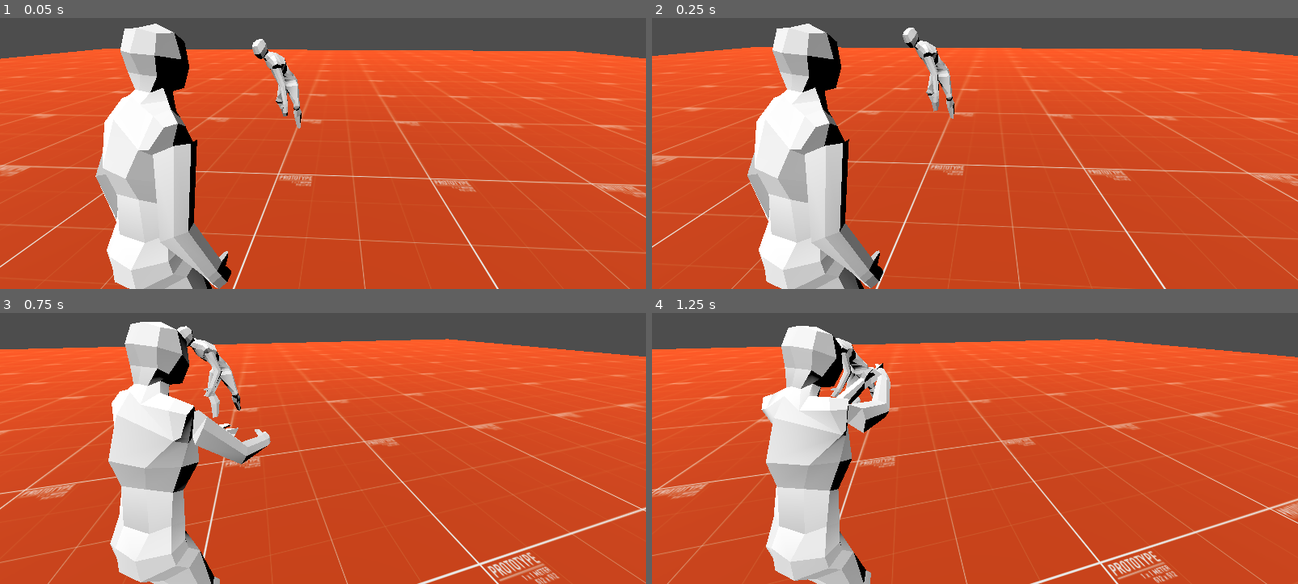
Above: before the commit, frames 1-4 (two rows, left to right).
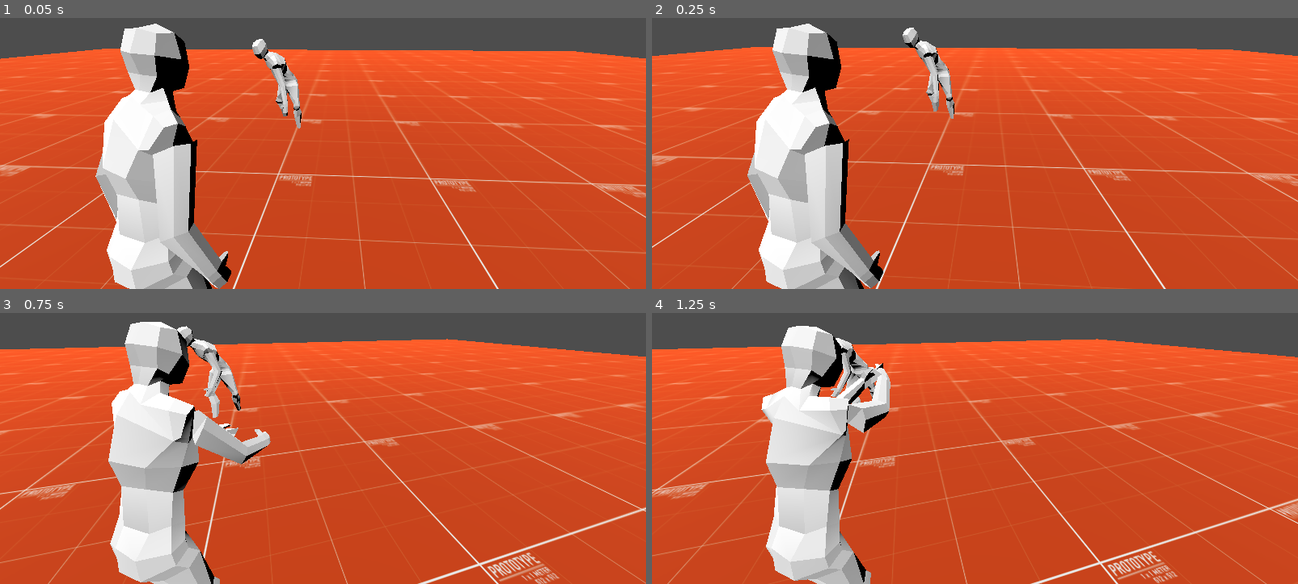
Above: after the commit, the same moments.

Repository: Vosnov/GD_APrototype
Game: Godot game, scene res://main.tscn
Same seed, same stepped clock (60 frames per second), same inputs: the game is played once before the commit and once after it.
Inputs (mouse positions are in pixels of both pictures, inside the frame that each line leads up to):
- Up to frame 1 (0.05 s): no input
- Up to frame 2 (0.25 s): no input
- Up to frame 3 (0.75 s): move the mouse to (355, 402) at 0.52 s; hold D (right) from 0.53 s (still down); hold Right mouse button (aim) from 0.53 s (still down)
- Up to frame 4 (1.25 s): keep holding D (right); keep holding Right mouse button (aim)

Frame 1 is identical in both runs. In frame 2, 0.3% of the frame differs, in the area x 0-100%, y 3-100%; in frame 3, 0.5%, in the area x 0-100%, y 4-100%; in frame 4, 0.5%.

Commit message:
[AP-1]: fix collision

Diff:
--- a/Nodes/Charecters/Enemy/enemy_type_1.tscn
+++ b/Nodes/Charecters/Enemy/enemy_type_1.tscn
@@ -108,31 +108,31 @@
 transform = Transform3D(-0.4, 0, -3.49691e-08, 0, 0.4, 0, 3.49691e-08, 0, -0.4, 0, 0, 0)
 
 [node name="Skeleton3D" parent="enemyType1/Armature" index="0"]
-bones/0/position = Vector3(-0.019939, -0.422315, -0.0203451)
+bones/0/position = Vector3(-0.0181292, -0.450946, -0.0526515)
 bones/0/rotation = Quaternion(0.205991, -0.282165, -0.0053642, 0.936975)
 bones/1/rotation = Quaternion(0.160179, -0.186614, 0.0239483, 0.968991)
-bones/2/rotation = Quaternion(0.230999, -0.135005, 0.00472206, 0.96353)
+bones/2/rotation = Quaternion(0.239011, -0.147864, 0.0110983, 0.959628)
 bones/3/rotation = Quaternion(-0.192146, 0.282214, -0.00120115, 0.939912)
 bones/4/rotation = Quaternion(-0.0990147, 0.0990147, 4.23265e-09, 0.990148)
 bones/5/position = Vector3(0.220627, 1.0036, 0.187808)
-bones/5/rotation = Quaternion(0.123776, -0.0228974, -0.815737, 0.56456)
+bones/5/rotation = Quaternion(0.107885, -0.00385233, -0.798554, 0.592163)
 bones/6/position = Vector3(0.0189714, 0.456808, 0.0756623)
-bones/6/rotation = Quaternion(0.103631, 0.0153543, -0.358009, 0.927822)
-bones/7/rotation = Quaternion(0.27381, 0.00146492, 0.105473, 0.955982)
+bones/6/rotation = Quaternion(0.119143, 0.0267216, -0.387786, 0.913626)
+bones/7/rotation = Quaternion(0.334635, 0.00809014, 0.107981, 0.936106)
 bones/11/position = Vector3(-0.273165, 0.989736, 0.233714)
 bones/11/rotation = Quaternion(0.2106, 0.00167757, 0.868786, 0.448169)
-bones/12/rotation = Quaternion(-0.0850146, 0.190322, 0.954825, -0.211799)
+bones/12/rotation = Quaternion(-0.0820861, 0.200595, 0.948542, -0.230849)
 bones/12/scale = Vector3(1.00004, 1, 1.00007)
-bones/13/rotation = Quaternion(-0.145708, -0.0138453, -0.247836, 0.957682)
+bones/13/rotation = Quaternion(-0.171176, -0.0136062, -0.291153, 0.94114)
 bones/13/scale = Vector3(0.999985, 0.999996, 1)
-bones/14/rotation = Quaternion(0.312529, 0.242119, 0.899467, 0.18618)
+bones/14/rotation = Quaternion(0.309217, 0.251112, 0.8919, 0.214106)
 bones/14/scale = Vector3(1.00003, 1, 1.00006)
-bones/15/rotation = Quaternion(-0.143579, -0.0113527, 0.29115, 0.945774)
+bones/15/rotation = Quaternion(-0.175271, -0.0110204, 0.355415, 0.918062)
 bones/15/scale = Vector3(0.999993, 0.999999, 0.999997)
-bones/16/position = Vector3(-0.0822195, -0.802364, 1.25547)
-bones/17/position = Vector3(-0.428526, -2.115, -0.427326)
-bones/18/position = Vector3(-1.22706, -1.11826, 0.747579)
-bones/19/position = Vector3(0.379684, -2.21607, -0.0333738)
+bones/16/position = Vector3(-0.12085, -0.785873, 1.24123)
+bones/17/position = Vector3(-0.415189, -2.07695, -0.513183)
+bones/18/position = Vector3(-1.25469, -1.11903, 0.730024)
+bones/19/position = Vector3(0.38212, -2.2098, -0.0781886)
 bones/20/position = Vector3(0.139478, -1.10786, 1.13867)
 
 [node name="CollisionShape3D" type="CollisionShape3D" parent="."]
--- a/Nodes/Charecters/player.tscn
+++ b/Nodes/Charecters/player.tscn
@@ -105,7 +105,7 @@
 script = ExtResource("1_argoq")
 
 [node name="CollisionShape3D" type="CollisionShape3D" parent="."]
-transform = Transform3D(1, 0, 0, 0, 1, 0, 0, 0, 1, 0, -0.0584707, -0.213699)
+transform = Transform3D(1, 0, 0, 0, 1, 0, 0, 0, 1, 0, -0.0584707, -0.223189)
 shape = SubResource("CapsuleShape3D_usbos")
 
 [node name="Node" type="Node" parent="." node_paths=PackedStringArray("PLAYER", "ANIMATION_TREE")]
@@ -129,31 +129,31 @@
 transform = Transform3D(-0.4, 0, -3.49691e-08, 0, 0.4, 0, 3.49691e-08, 0, -0.4, 0, 0, 0)
 
 [node name="Skeleton3D" parent="myNewPlayer/Armature" index="0"]
-bones/0/position = Vector3(-0.00411301, -0.426596, 0.0299659)
+bones/0/position = Vector3(-0.00411301, -0.408984, 0.0299659)
 bones/0/rotation = Quaternion(0.0186382, -0.196081, -0.00372765, 0.980404)
 bones/1/rotation = Quaternion(0.0697058, -1.36916e-08, -2.80468e-08, 0.997568)
 bones/2/rotation = Quaternion(0.112641, -2.86949e-14, 2.68558e-08, 0.993636)
 bones/3/rotation = Quaternion(-0.103738, 8.51478e-10, -3.35284e-09, 0.994605)
-bones/4/rotation = Quaternion(0.140969, 0.194158, -6.90022e-10, 0.970789)
+bones/4/rotation = Quaternion(0.115232, 0.19481, -2.24017e-09, 0.974049)
 bones/5/position = Vector3(0.203192, 1.00571, 0.0142442)
-bones/5/rotation = Quaternion(-0.088243, -0.366716, -0.763345, 0.52444)
+bones/5/rotation = Quaternion(-0.0827903, -0.374724, -0.764071, 0.518579)
 bones/6/position = Vector3(0.0114507, 0.377625, 0.0379625)
-bones/6/rotation = Quaternion(0.0504233, -0.208547, -0.372019, 0.903088)
-bones/7/rotation = Quaternion(0.594035, 0.180804, -0.0450997, 0.782559)
+bones/6/rotation = Quaternion(0.0510438, -0.209292, -0.358274, 0.908422)
+bones/7/rotation = Quaternion(0.568941, 0.18969, -0.0360172, 0.799392)
 bones/11/position = Vector3(-0.170101, 1.01711, 0.0341247)
-bones/11/rotation = Quaternion(0.233838, 0.450668, 0.678387, 0.531045)
+bones/11/rotation = Quaternion(0.243598, 0.468079, 0.673829, 0.517221)
 bones/12/position = Vector3(-0.0310587, 0.396934, -0.0644502)
-bones/12/rotation = Quaternion(0.393445, -0.0128402, 0.203559, 0.896437)
-bones/13/rotation = Quaternion(0.298279, -0.000419727, -0.177036, 0.937917)
-bones/17/rotation = Quaternion(-0.322567, 0.227692, 0.884797, -0.247468)
+bones/12/rotation = Quaternion(0.378166, -0.0133849, 0.201033, 0.903547)
+bones/13/rotation = Quaternion(0.270939, 0.00112988, -0.16725, 0.947955)
+bones/17/rotation = Quaternion(-0.324214, 0.218765, 0.888656, -0.23941)
 bones/17/scale = Vector3(1.00004, 1, 1.00006)
-bones/18/rotation = Quaternion(-0.183697, -0.0134729, -0.312451, 0.931906)
+bones/18/rotation = Quaternion(-0.172277, -0.0135951, -0.293026, 0.940357)
 bones/18/scale = Vector3(0.999986, 0.999995, 1)
-bones/19/rotation = Quaternion(0.506019, 0.101547, 0.845222, 0.138678)
+bones/19/rotation = Quaternion(0.506603, 0.0925203, 0.846952, 0.13216)
 bones/19/scale = Vector3(1.00003, 1, 1.00006)
-bones/20/rotation = Quaternion(-0.162822, -0.0111607, 0.330172, 0.929705)
-bones/21/position = Vector3(-0.00997388, 1.04883, 1.56895)
-bones/22/position = Vector3(-0.344255, 1.10742, 1.53548)
+bones/20/rotation = Quaternion(-0.152748, -0.0112649, 0.309744, 0.938403)
+bones/21/position = Vector3(-0.00997388, 1.04883, 1.60057)
+bones/22/position = Vector3(-0.344255, 1.10742, 1.56711)
 bones/23/position = Vector3(-0.399367, -2.11167, -0.290256)
 bones/24/position = Vector3(-0.56887, -1.15627, 1.09706)
 bones/25/position = Vector3(0.335808, -2.07357, 0.651424)
